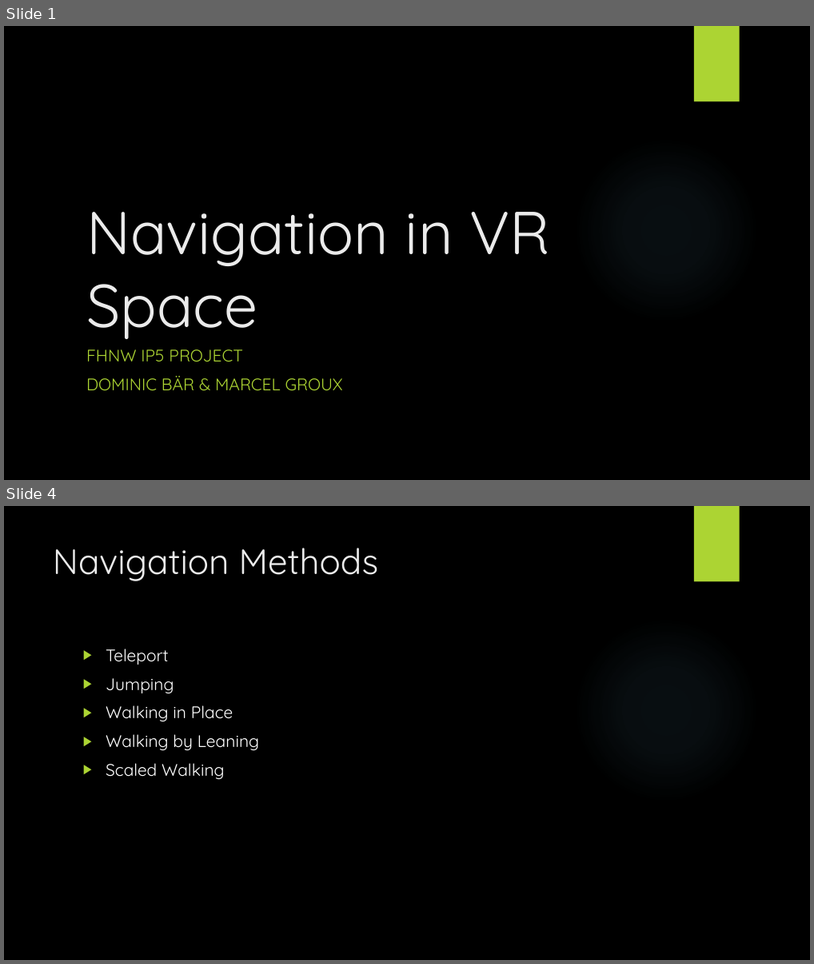
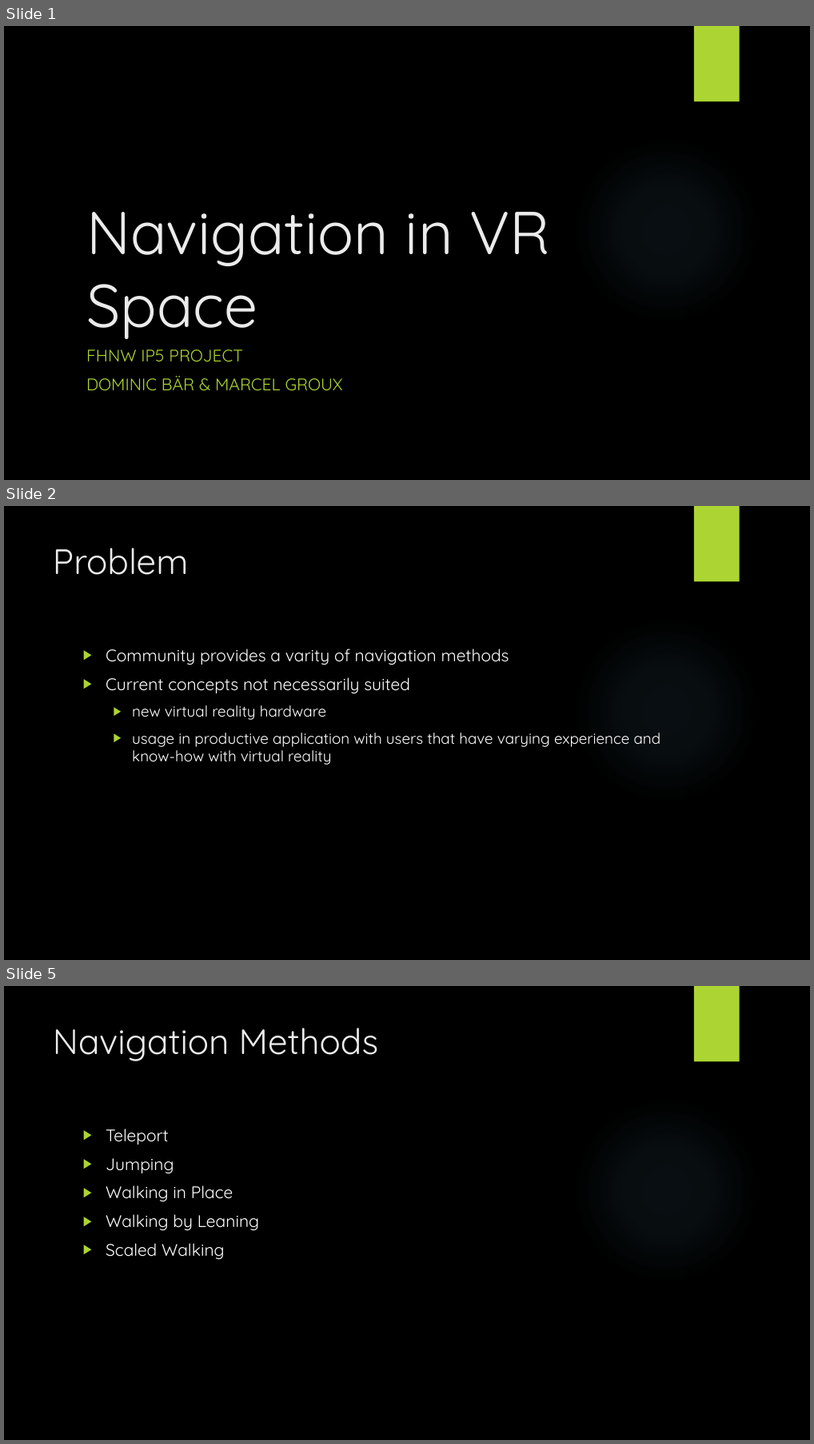
Before and after one commit to c4tTi/navVR, a slide deck: documents/presentation/Navigation in VR Space.pptx. Shown one above the other, each under a label of ours: slides 1 and 4 before the commit, slides 1, 2 and 5 after it; the slides between them are not shown. The pictures are 814x964 and 814x1444 pixels, drawn with LibreOffice and Linux fonts; fonts in the diff are those of the drawing; background and template pictures are left out. Boxes give left, top, right and bottom in pixels: in the first picture for what was removed or moved away, otherwise in the second. Text is boxed around its words. In the diff, an @@ line names an element or a change of style, - is before the commit and + after.

```diff
--- a/documents/presentation/Navigation in VR Space.pptx
+++ b/documents/presentation/Navigation in VR Space.pptx
@@ slide 2 added at (4, 506, 810, 960), background picture (left out); not listed: 2 template elements that a slide beside it also shows @@
@@ title added at (53, 548, 189, 575), 42 pt, text #EBEBEB @@
+Problem
@@ text added at (106, 648, 662, 764), 18 pt, text #FFFFFF @@
+▶ Community provides a varity of navigation methods
+▶ Current concepts not necessarily suited
+  ▶ new virtual reality hardware
+  ▶ usage in productive application with users that have varying experience and know-how with virtual reality
@@ what was slide 4 is now slide 5 @@
```
Also in this commit, not shown: 2 slides changed, 2 other slides added, 2 slides removed.
